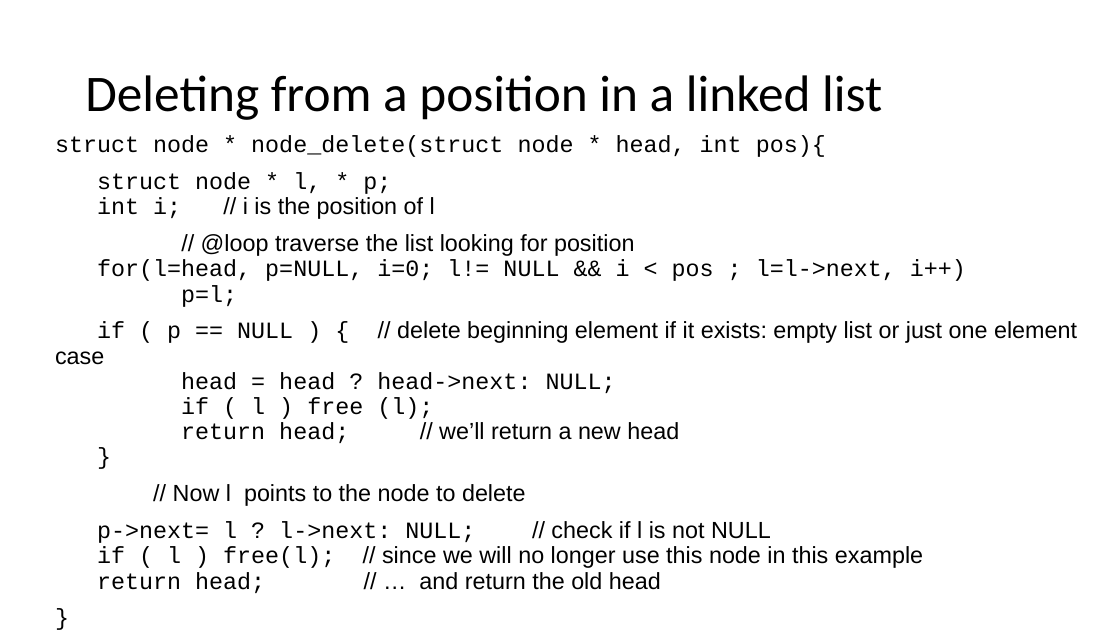
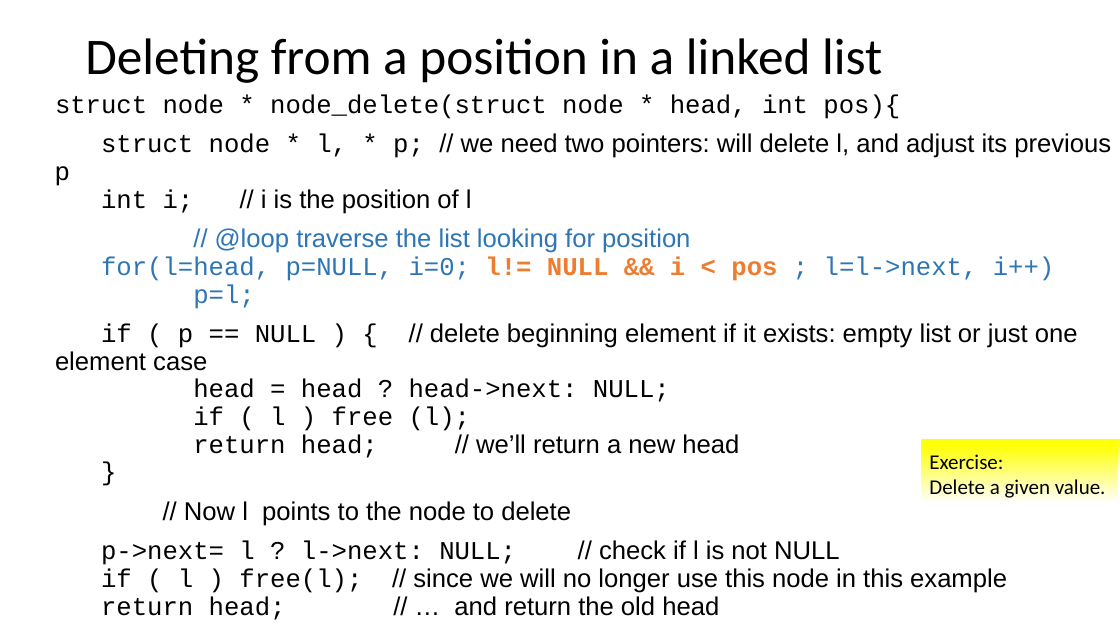
Before and after one commit to rbadrinath/FCP, a slide deck: slide 10 of slides/14-LinkedLists.pptx. Drawn at 1120x630 pixels with LibreOffice and Linux fonts; fonts in the diff are those of the drawing. Boxes give left, top, right and bottom in pixels: in the first picture for what was removed or moved away, otherwise in the second. Text is boxed around its words. In the diff, an @@ line names an element or a change of style, - is before the commit and + after.

```diff
--- a/slides/14-LinkedLists.pptx
+++ b/slides/14-LinkedLists.pptx
@@ title "Deleting from a position in ...": place and size @@
-title "Deleting from a position in ..." at [85, 75, 882, 120]
+title "Deleting from a position in ..." at [85, 38, 882, 83]
@@ text "struct node * node_delete(struct node ...": place and size @@
-text "struct node * node_delete(struct node ..." at [55, 135, 1077, 593]
+text "struct node * node_delete(struct node ..." at [55, 94, 1111, 620]
@@ text at [55, 94, 1078, 620]: size 20 to 22 pt in "struct node * node_delete(struct node * head, ...", "// @loop traverse the list looking for ...", "if ( p == NULL ) { ...", "// Now l points to the node ..." and 2 more places; text colour #000000 to #2E75B6 in "// @loop traverse the list looking for ..."; text colour #000000 to #ED7D31, bold on in "l!= NULL && i < pos" @@
@@ text at [101, 133, 1111, 214]: text changed; size 20 to 22 pt; font Courier New to Arial @@
-struct node * l, * p;
-int i; // i is the position of l
+struct node * l, * p; // we need two pointers: will delete l, and adjust its previous p
+int i; // i is the position of l
@@ rectangle added at [922, 439, 1120, 473], fill gradient #FFFF00 to #FFFFFF @@
@@ rectangle added at [922, 444, 1117, 504], fill gradient #FFFF00 to #FFFFFF, 18 pt, text #000000 @@
+Exercise:
+Delete a given value.
```
Also in this commit, not shown: 3 other slides changed, 1 other file.
